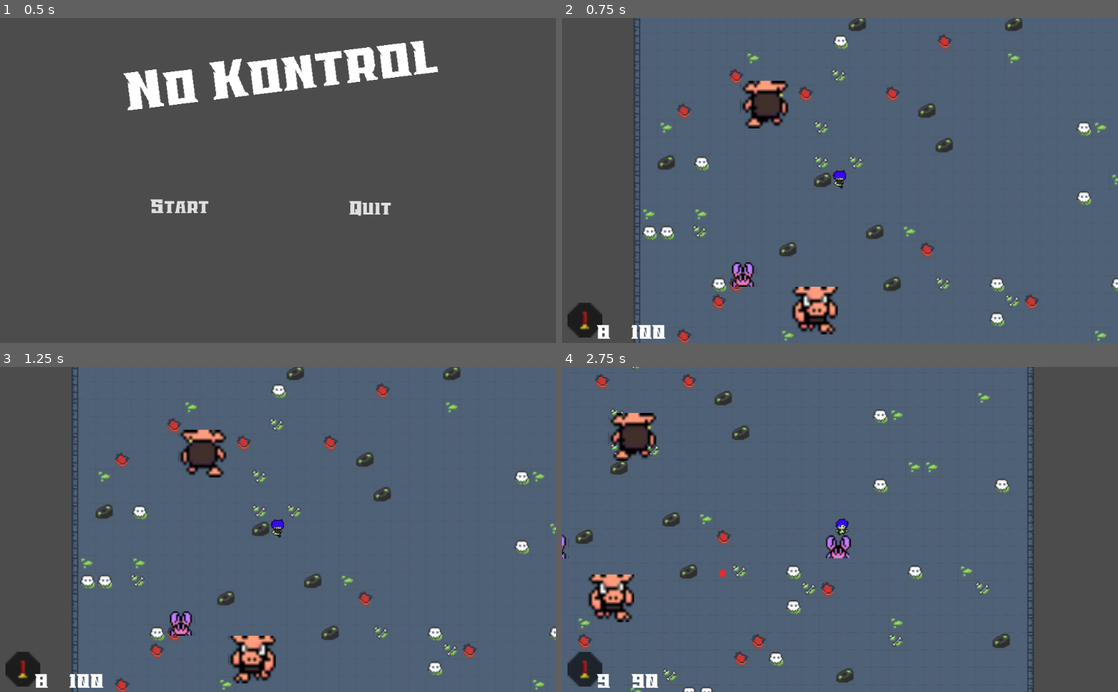
Above: before the commit, frames 1-4 (two rows, left to right).
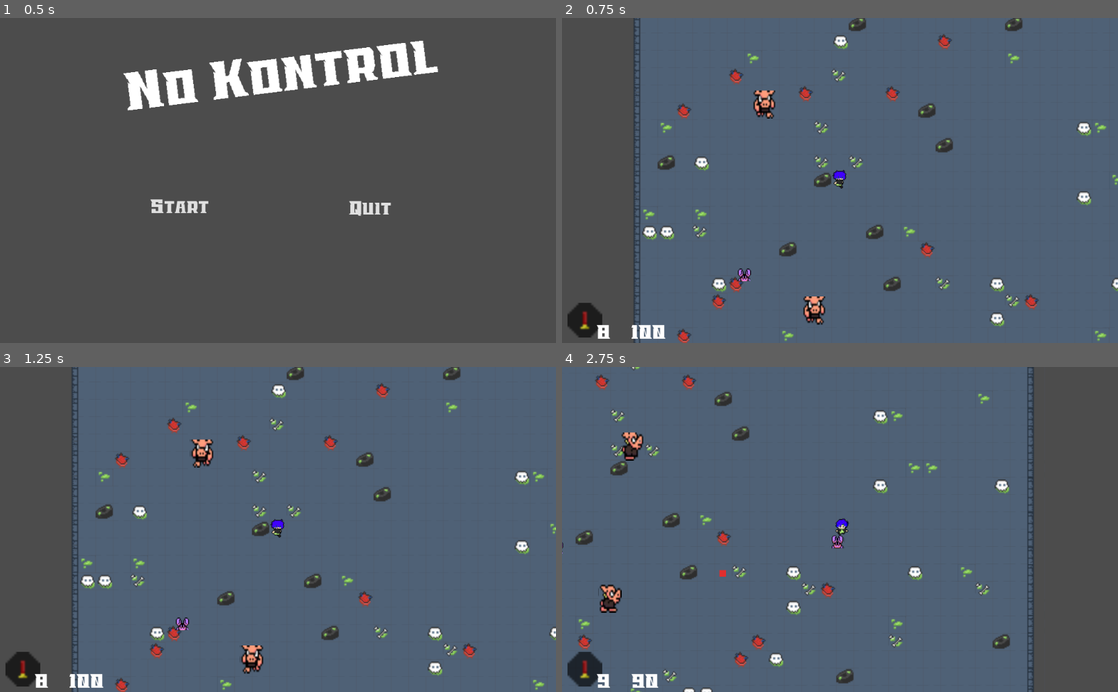
Above: after the commit, the same moments.

Repository: navett52/GMTK2020JamEntry
Game: Godot game, scene res://Menu.tscn
Two runs of this game, one before a commit and one after it. Both use one fixed random seed, a clock stepped at 60 frames per second and the inputs below. The engine's default icon, where the game draws it, is replaced by a stand-in: a white triangle on a blue panel in a dark square. Sound files missing from this copy of the repository are replaced by a short silence.
Inputs (mouse positions are in pixels of both pictures, inside the frame that each line leads up to):
- Up to frame 1 (0.5 s): no input
- Up to frame 2 (0.75 s): click "Start" at 0.5 s
- Up to frame 3 (1.25 s): no input
- Up to frame 4 (2.75 s): move the mouse to (962, 513) at 1.27 s; hold D (move_right) 1.28-2.03 s; right-click (962, 513) at 1.35 s; move the mouse to (728, 545) at 2.02 s; hold S (move_down) from 2.03 s (still down); click (728, 545) at 2.1 s

Frame 1 is identical in both runs. In frame 2, 2.2% of the frame differs, in the area x 30-50%, y 19-98%; in frame 3, 2.2%; in frame 4, 3.8%, in the area x 0-85%, y 0-100%.

Commit message:
fixed the size of enemy sprites

Diff:
--- a/Enemies/BigEnemy.gd
+++ b/Enemies/BigEnemy.gd
@@ -30,24 +30,36 @@
 	if(is_in_line_of_sight(player)):
 		if player.position.x > position.x:
 			velocity.x += speed
-			anim = "left"
-			$Sprite.flip_h = true
 		if player.position.x < position.x:
 			velocity.x -= speed
-			anim = "left"
-			$Sprite.flip_h = false
 		if player.position.y > position.y:
 			velocity.y += speed
-			anim = "up"
-			$Sprite.flip_h = false
 		if player.position.y < position.y:
 			velocity.y -= speed
-			anim = "down"
-			$Sprite.flip_h = false
 	else:
 		# if can't see player, don't move
 		velocity.x = 0
 		velocity.y = 0
+
+		var angle = get_aim_angle()
+		if(45 <= angle && angle <= 135):
+			anim = "left"
+			$Sprite.flip_h = false
+		elif(135 < angle && angle <= 180):
+			anim = "up"
+			$Sprite.flip_h = false
+		elif(-180 < angle && angle < -135):
+			anim = "up"
+			$Sprite.flip_h = false
+		elif(-135 <= angle && angle <= -45):
+			anim = "left"
+			$Sprite.flip_h = true
+		elif(-45 < angle && angle <= 0):
+			anim = "down"
+			$Sprite.flip_h = false
+		elif(0 < angle && angle < 45):
+			anim = "down"
+			$Sprite.flip_h = false
 
 
 func _physics_process(delta):
--- a/Enemies/BigEnemy.tscn
+++ b/Enemies/BigEnemy.tscn
@@ -53,26 +53,27 @@
 } ]
 
 [sub_resource type="RectangleShape2D" id=8]
-extents = Vector2( 24.3552, 21.185 )
+extents = Vector2( 24.4604, 7.78806 )
 
 [sub_resource type="CircleShape2D" id=9]
 radius = 113.641
 
 [sub_resource type="RectangleShape2D" id=10]
-extents = Vector2( 23.2298, 22.3028 )
+extents = Vector2( 9.36337, 12.9957 )
 
 [node name="BigEnemy" type="KinematicBody2D"]
 script = ExtResource( 2 )
 
 [node name="Sprite" type="AnimatedSprite" parent="."]
-scale = Vector2( 2.61525, 2.93474 )
+position = Vector2( -0.297287, -0.148651 )
+scale = Vector2( 1.2448, 1.74175 )
 frames = SubResource( 7 )
 animation = "up"
-frame = 1
 playing = true
 
 [node name="CollisionShape2D" type="CollisionShape2D" parent="."]
-scale = Vector2( 0.80303, 0.970453 )
+position = Vector2( 0.594589, 0.297302 )
+scale = Vector2( 0.33078, 1.5293 )
 shape = SubResource( 8 )
 
 [node name="splosion" type="Sprite" parent="."]
@@ -90,4 +91,5 @@
 [node name="Area2D2" type="Area2D" parent="."]
 
 [node name="CollisionShape2D" type="CollisionShape2D" parent="Area2D2"]
+position = Vector2( 0.539597, 0.671879 )
 shape = SubResource( 10 )
--- a/Enemies/SmallEnemy.tscn
+++ b/Enemies/SmallEnemy.tscn
@@ -22,24 +22,27 @@
 } ]
 
 [sub_resource type="RectangleShape2D" id=4]
-extents = Vector2( 9.55329, 10.8895 )
+extents = Vector2( 5.1875, 5.625 )
 
 [sub_resource type="RectangleShape2D" id=5]
-extents = Vector2( 10.8643, 11.7323 )
+extents = Vector2( 6.125, 6.5625 )
 
 [node name="SmallEnemy" type="KinematicBody2D"]
 script = ExtResource( 2 )
 
 [node name="Sprite" type="AnimatedSprite" parent="."]
 position = Vector2( 0, -1.21737 )
-scale = Vector2( 1.43905, 1.51116 )
+scale = Vector2( 0.759051, 0.831159 )
 frames = SubResource( 3 )
+frame = 1
 playing = true
 
 [node name="CollisionShape2D" type="CollisionShape2D" parent="."]
+position = Vector2( 0.125, -0.75 )
 shape = SubResource( 4 )
 
 [node name="Area2D" type="Area2D" parent="."]
 
 [node name="CollisionShape2D" type="CollisionShape2D" parent="Area2D"]
+position = Vector2( 0, -0.625 )
 shape = SubResource( 5 )
--- a/Projectile.gd
+++ b/Projectile.gd
@@ -19,19 +19,17 @@
 		damage = 1
 
 func _physics_process(delta):
-	print(type)
 	# Move the bullets, if they hit something kill them
 	# Some work to apply damage to enemies may need to go here
 	var collision = move_and_collide(velocity)
 	if (collision != null):
-		print("collision")
 		queue_free()
 		if(collision.collider.has_method("take_damage")):
 			print(damage)
 			collision.collider.take_damage(damage)
-			if(collision.collider.has_method("freeze") && type == "IceRifle"):
+			if(collision.collider.has_method("freeze") && "IceRifle" in type):
 				collision.collider.freeze()
-			elif(collision.collider.has_method("dot") && type == "FlameRifle"):
+			elif(collision.collider.has_method("dot") && "FlameRifle" in type):
 				collision.collider.dot()
 
 
